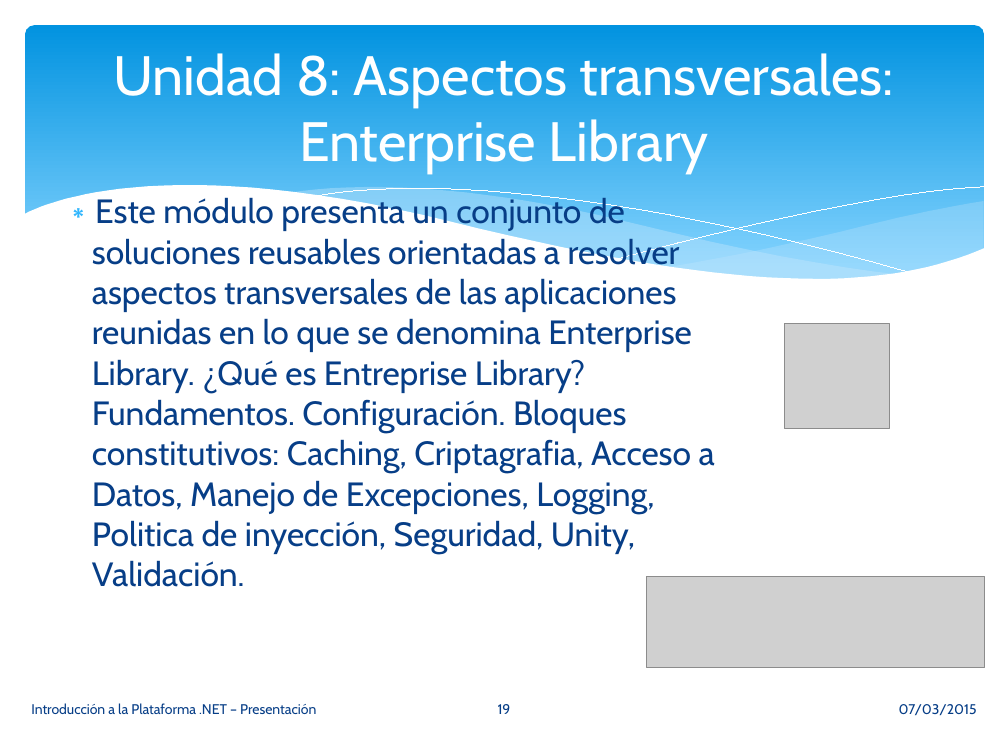
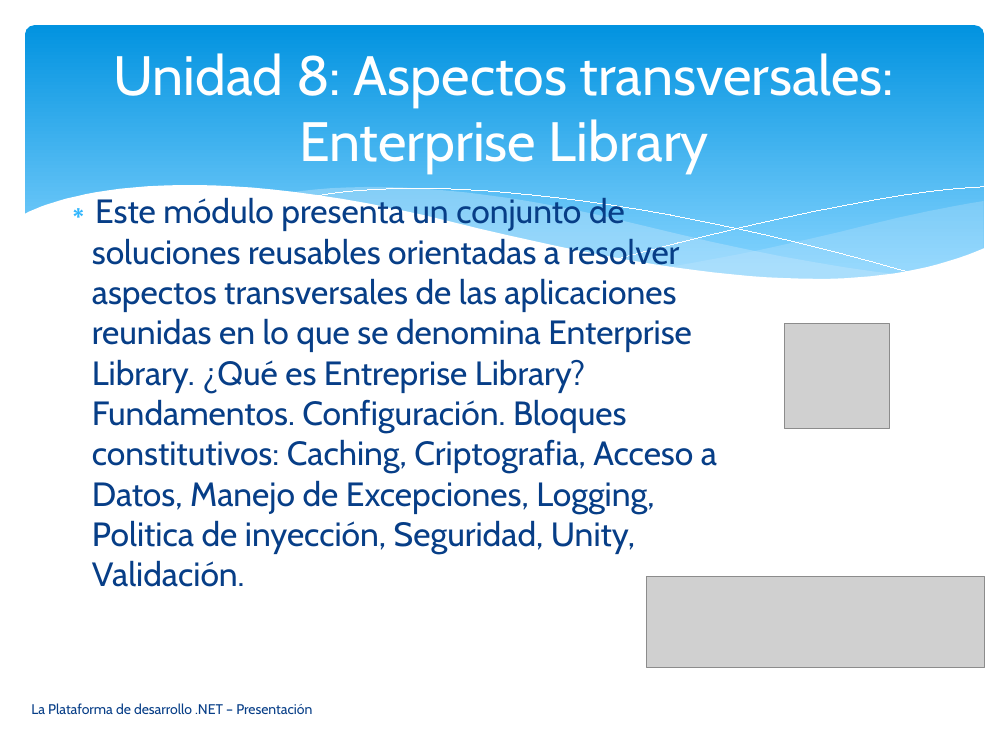
Before and after one commit to vvalotto/UADER-La-Plataforma-de-Desarrollo-.NET, a slide deck: slide 19 of Presentaciones/00. Presentacion - Introduccion a la Plataforma .NET.pptx. Drawn at 1008x756 pixels with LibreOffice and Linux fonts; fonts in the diff are those of the drawing; grey boxes stand for pictures. Boxes give left, top, right and bottom in pixels: in the first picture for what was removed or moved away, otherwise in the second. Text is boxed around its words. In the diff, an @@ line names an element or a change of style, - is before the commit and + after.

```diff
--- a/Presentaciones/00. Presentacion - Introduccion a la Plataforma .NET.pptx
+++ b/Presentaciones/00. Presentacion - Introduccion a la Plataforma .NET.pptx
@@ text at (x1=92, y1=195, x2=717, y2=587): text changed @@
-∗ Este módulo presenta un conjunto de soluciones reusables orientadas a resolver aspectos transversales de las aplicaciones reunidas en lo que se denomina Enterprise Library. ¿Qué es Entreprise Library? Fundamentos. Configuración. Bloques constitutivos: Caching, Criptagrafia, Acceso a Datos, Manejo de Excepciones, Logging, Politica de inyección, Seguridad, Unity, Validación.
+∗ Este módulo presenta un conjunto de soluciones reusables orientadas a resolver aspectos transversales de las aplicaciones reunidas en lo que se denomina Enterprise Library. ¿Qué es Entreprise Library? Fundamentos. Configuración. Bloques constitutivos: Caching, Criptografia, Acceso a Datos, Manejo de Excepciones, Logging, Politica de inyección, Seguridad, Unity, Validación.
@@ text at (x1=31, y1=703, x2=312, y2=714): text changed @@
-Introducción a la Plataforma .NET – Presentación
+La Plataforma de desarrollo .NET – Presentación
@@ page number removed at (x1=498, y1=704, x2=511, y2=714) @@
-19
@@ text removed at (x1=899, y1=704, x2=977, y2=716) @@
-07/03/2015
```
Also in this commit, not shown: 25 other slides changed, 13 other files.
